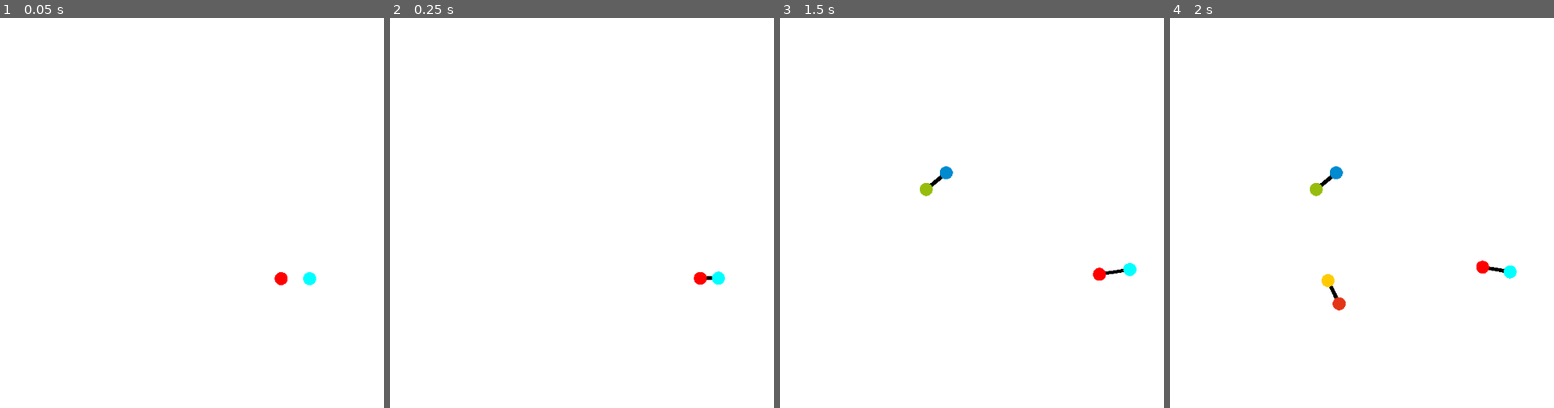
Above: before the commit, frames 1-4 (left to right).
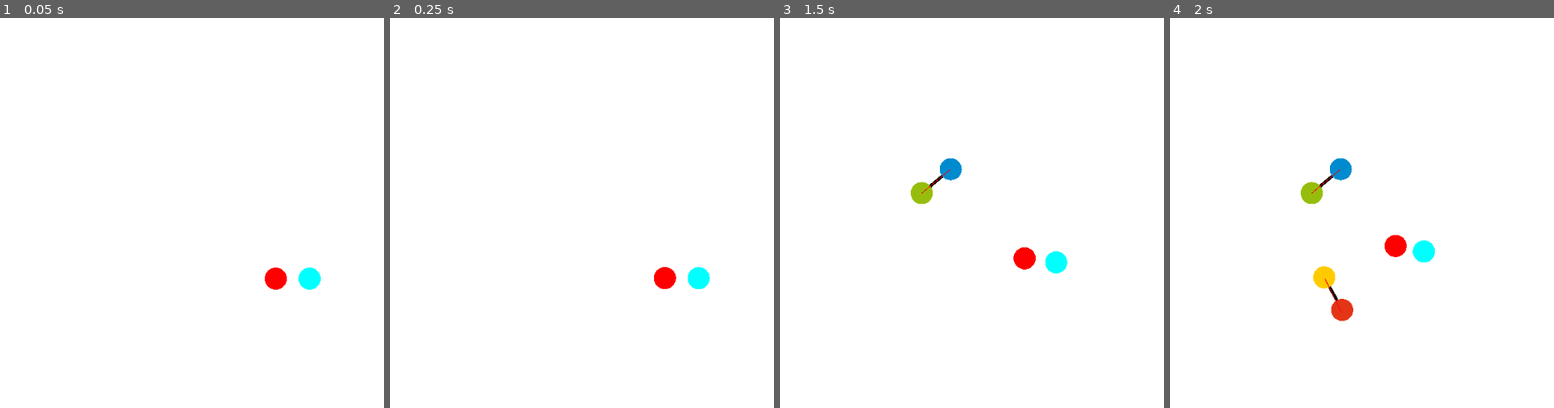
Above: after the commit, the same moments.

Repository: payload/naubino-godot
Game: Godot game, scene res://Game.tscn
The game is run twice, just before and just after one commit, with the same random seed, the same clock (stepped at 60 frames per second) and the same inputs.
Inputs (mouse positions are in pixels of both pictures, inside the frame that each line leads up to):
- Up to frame 1 (0.05 s): no input
- Up to frame 2 (0.25 s): no input
- Up to frame 3 (1.5 s): move the mouse to (1106, 275) at 0.52 s; tap Space (spawn_random) at 0.6 s; click (1106, 275) at 0.67 s; move the mouse to (1133, 271) at 1.27 s; click (1133, 271) at 1.35 s
- Up to frame 4 (2 s): tap Space (spawn_random) at 1.55 s

The runs differ from the first frame. In frame 1, 0.4% of the frame differs, in the area x 68-84%, y 63-70%; in frame 2, 0.6%; in frame 3, 1.2%; in frame 4, 1.7%, in the area x 34-91%, y 35-78%.

Commit message:
optimize naub size and link size

Diff:
--- a/Game.gd
+++ b/Game.gd
@@ -4,13 +4,15 @@
 
 func _unhandled_input(event):
 	if Input.is_action_just_pressed("spawn_random"):
+		# get_tree().paused = not get_tree().paused
+
 		var naub1: Naub = NaubScene.instance()
 		var naub2: Naub = NaubScene.instance()
 
 		var radius_sum = naub1.radius + naub2.radius
 		var r = get_viewport_rect().size.x * 0.2
 		var pos = Vector2(r * sqrt(randf()), 0).rotated(TAU * randf())
-		var off = Vector2(radius_sum, 0).rotated(TAU * randf())
+		var off = Vector2(radius_sum * 1.7 / 2, 0).rotated(TAU * randf())
 		naub1.global_position = pos + off
 		naub2.global_position = pos - off
 
--- a/Game.tscn
+++ b/Game.tscn
@@ -6,7 +6,7 @@
 [ext_resource path="res://NaubinoRules.gd" type="Script" id=4]
 
 [sub_resource type="RectangleShape2D" id=1]
-extents = Vector2( 1000, 1000 )
+extents = Vector2( 10000, 10000 )
 
 [sub_resource type="CircleShape2D" id=2]
 radius = 100.0
@@ -49,12 +49,7 @@
 
 [node name="Autopilot" type="Node" parent="."]
 script = ExtResource( 3 )
-
-[node name="Autopilot2" type="Node" parent="."]
-script = ExtResource( 3 )
-
-[node name="Autopilot3" type="Node" parent="."]
-script = ExtResource( 3 )
+enabled = false
 
 [node name="NaubinoRules" type="Node" parent="."]
 script = ExtResource( 4 )
--- a/Global.gd
+++ b/Global.gd
@@ -14,7 +14,5 @@
 
 var NaubLinkScene = preload("res://NaubLink.tscn")
 func link_two_naubs_together(active_naub: Naub, other_naub: Naub):
-	active_naub.linked_naubs.append(other_naub)
-	other_naub.linked_naubs.append(active_naub)
 	var link: NaubLink = NaubLinkScene.instance()
 	link.attach_to_naubs(active_naub, other_naub)
--- a/Naub.gd
+++ b/Naub.gd
@@ -7,7 +7,7 @@
 var mouse_hovering = false
 export(Array) var linked_naubs: Array
 export(Array) var links: Array
-var radius = 10
+var radius = 17
 
 
 func set_active(active = true):
@@ -45,6 +45,8 @@
 	linked_naubs = []
 	links = []
 	$CollisionShape2D.shape.radius = radius
+	$MeshInstance2D.mesh.radius = radius
+	$MeshInstance2D.mesh.height = radius * 2
 
 
 func _unhandled_input(event):
--- a/Naub.tscn
+++ b/Naub.tscn
@@ -3,12 +3,14 @@
 [ext_resource path="res://Naub.gd" type="Script" id=1]
 
 [sub_resource type="CircleShape2D" id=1]
+radius = 20.0
 
 [sub_resource type="SphereMesh" id=3]
-radius = 10.0
-height = 20.0
+radius = 20.0
+height = 40.0
 
 [node name="Naub" type="RigidBody2D" groups=["Naub"]]
+modulate = Color( 0.235294, 0.196078, 0.196078, 1 )
 position = Vector2( 155, 101 )
 input_pickable = true
 contacts_reported = 1
--- a/NaubLink.gd
+++ b/NaubLink.gd
@@ -11,11 +11,19 @@
 	var pos_a = active_naub.global_position
 	var pos_b = other_naub.global_position
 	var distance = pos_a.distance_to(pos_b)
-	wanted_distance = radius_sum * 2
+	wanted_distance = radius_sum
 	length = distance
+	rest_length = wanted_distance * 1.7
+
+	$black.set_point_position(1, Vector2(0, length))
+	$red.set_point_position(1, Vector2(0, length))
+
 	active_naub.get_parent().add_child(self)
+	active_naub.linked_naubs.append(other_naub)
+	other_naub.linked_naubs.append(active_naub)
 	active_naub.links.append(self)
 	other_naub.links.append(self)
+
 	global_position = active_naub.global_position
 	rotation = pos_a.angle_to_point(pos_b) + 0.25 * TAU
 	node_a = active_naub.get_path()
@@ -30,6 +38,7 @@
 	line.set_point_position(0, to_local(a.global_position))
 	line.set_point_position(1, to_local(b.global_position))
 	var d = clamp(wanted_distance / distance, 0.5, 1)
+	line_width = min(a.radius, b.radius) / 2
 	line.width = line_width * d * min(a.scale.x, b.scale.x)
 
 func _exit_tree():
--- a/NaubLink.tscn
+++ b/NaubLink.tscn
@@ -5,8 +5,8 @@
 [node name="Link" type="DampedSpringJoint2D"]
 disable_collision = false
 length = 40.0
-rest_length = 40.0
-stiffness = 30.0
+rest_length = 60.0
+stiffness = 60.0
 script = ExtResource( 1 )
 
 [node name="black" type="Line2D" parent="."]
@@ -16,7 +16,6 @@
 default_color = Color( 0, 0, 0, 1 )
 
 [node name="red" type="Line2D" parent="."]
-visible = false
 points = PoolVector2Array( 0, 0, 0, 40 )
 width = 1.0
 default_color = Color( 1, 0, 0, 1 )
